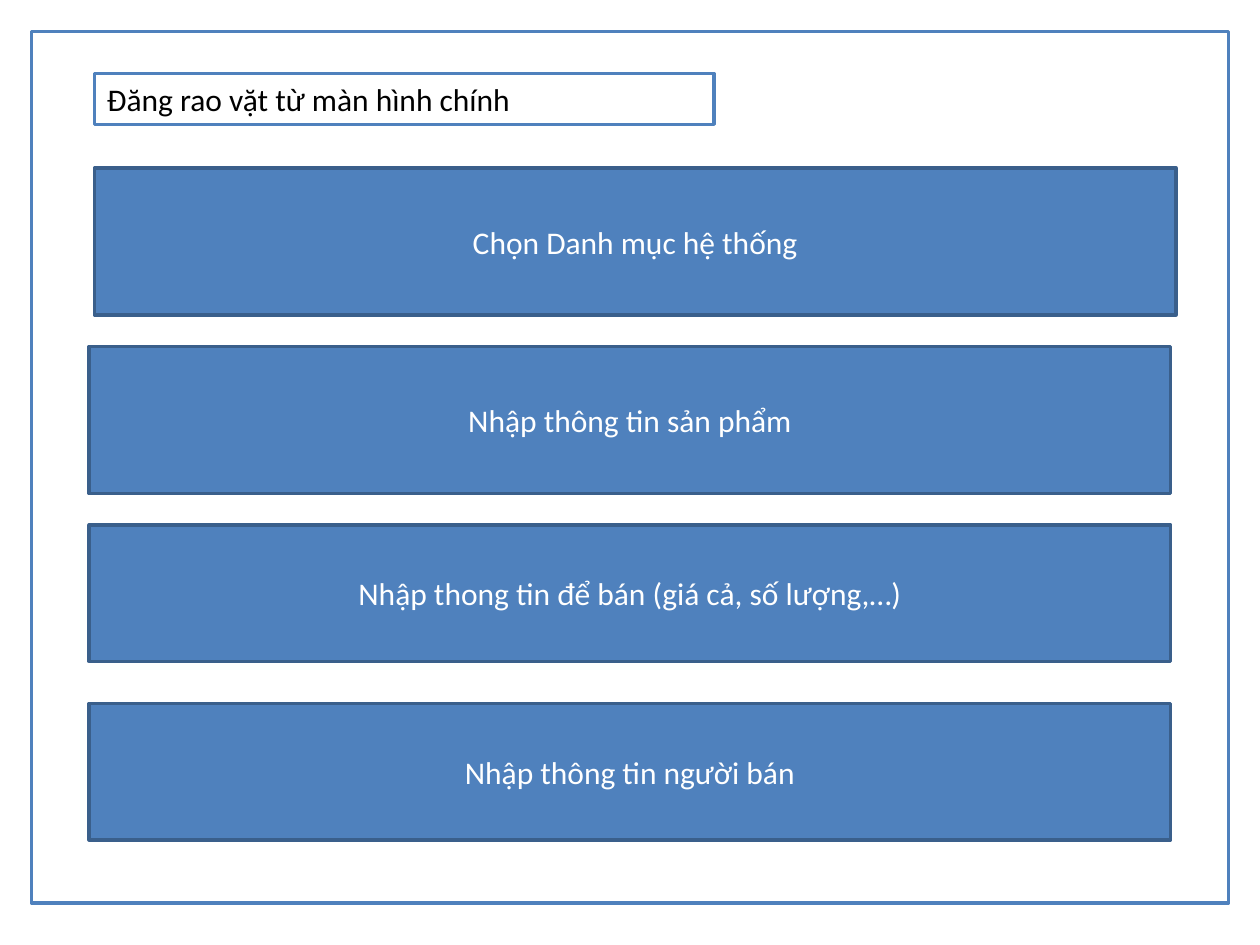
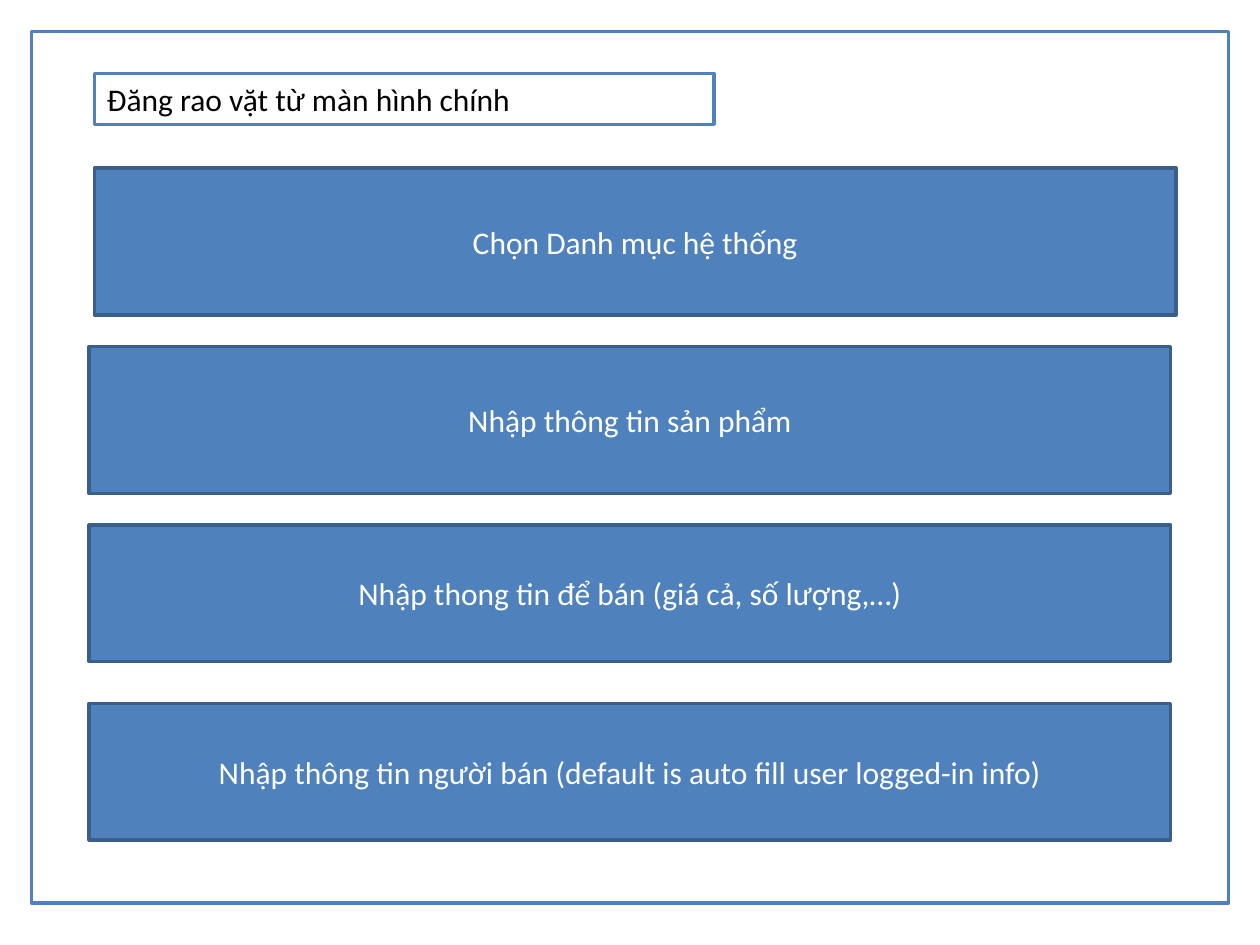
Before and after one commit to smartpad/partner-ui, a slide deck: slide 3 of docs/UI_template_2.pptx. Drawn at 1260x945 pixels with LibreOffice and Linux fonts; fonts in the diff are those of the drawing. Boxes give left, top, right and bottom in pixels: in the first picture for what was removed or moved away, otherwise in the second. Text is boxed around its words. In the diff, an @@ line names an element or a change of style, - is before the commit and + after.

Commit message:
update doc

```diff
--- a/docs/UI_template_2.pptx
+++ b/docs/UI_template_2.pptx
@@ text in rectangle at bbox=[219, 761, 1041, 790]: text changed @@
-Nhập thông tin người bán
+Nhập thông tin người bán (default is auto fill user logged-in info)
```
Also in this commit, not shown: 1 other slide changed.
